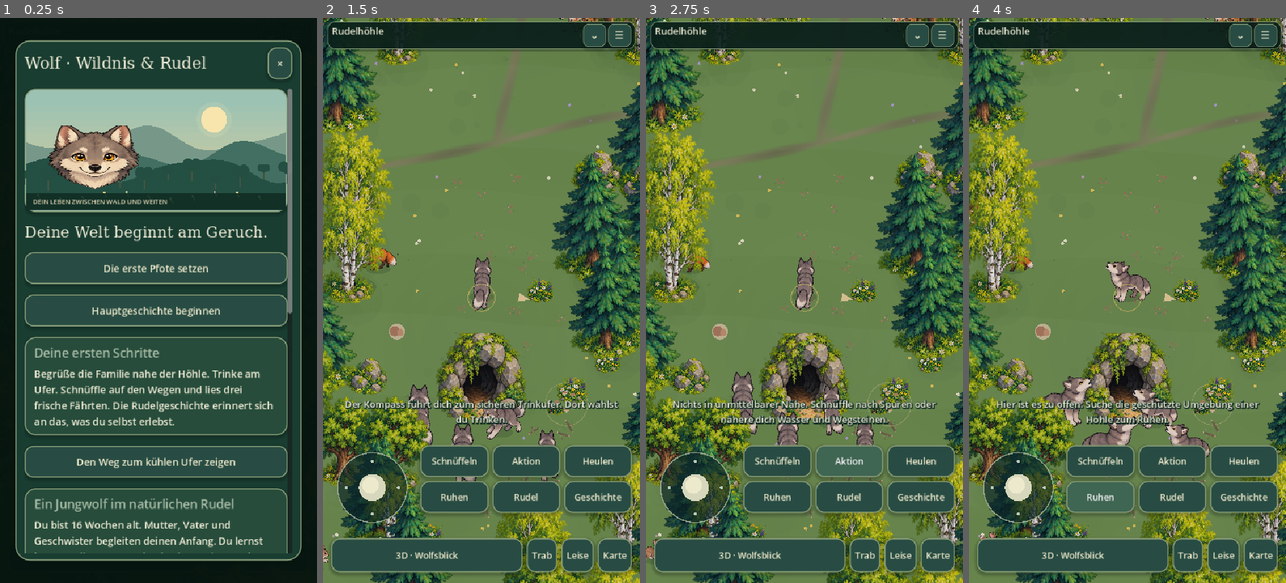
Above: before the commit, frames 1-4 (left to right).
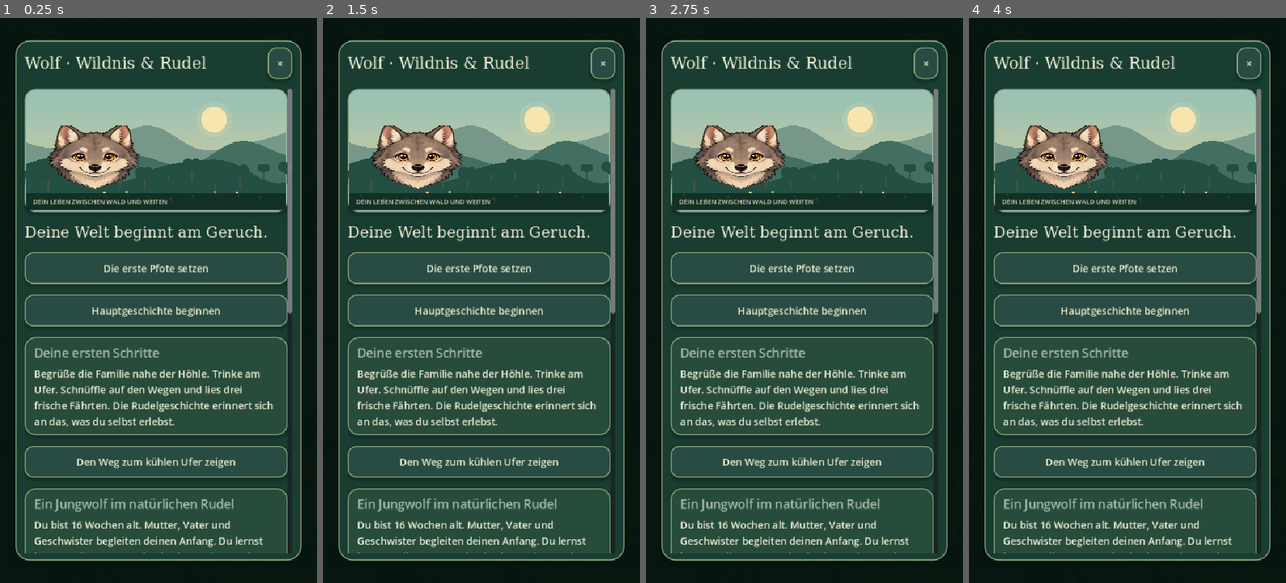
Above: after the commit, the same moments.

Repository: chekento/wolf
Game: Godot game, scene res://main.tscn
The game is run twice, just before and just after one commit, with the same random seed, the same clock (stepped at 60 frames per second) and the same inputs.
Inputs:
- Up to frame 1 (0.25 s): no input
- Up to frame 2 (1.5 s): click "☰" at 0.5 s; click "Schnüffeln" (after the commit: "Nase") at 1.25 s
- Up to frame 3 (2.75 s): click "Aktion" at 2 s
- Up to frame 4 (4 s): click "Heulen" (after the commit: "Ruf") at 2.75 s; click "Ruhen" (after the commit: "Rast") at 3.5 s

The runs differ from the first frame. In frame 2, 85% of the frame differs, in the area x 0-100%, y 0-100%; in frame 3, 86%; in frame 4, 86%.

Commit message:
Refine Wolf HUD: visible compact stats, folding action pad, pack/story in footer and scroll-through cards

Diff:
--- a/scripts/main.gd
+++ b/scripts/main.gd
@@ -45,6 +45,9 @@
 var header_details: VBoxContainer
 var header_portrait: TextureRect
 var compact_needs: Label
+var compact_stats: HBoxContainer
+var compact_stat_labels: Dictionary={}
+var compact_stat_bars: Dictionary={}
 var fold_button: Button
 var menu_button: Button
 var atlas_button: Button
@@ -78,6 +81,11 @@
 var observation_details: Button
 var mission_hud_expanded := false
 var hud_action_controls: Array[Button]=[]
+var hud_actions_grid: GridContainer
+var hud_lower: HBoxContainer
+var actions_fold: Button
+var actions_expanded := false
+var pack_button: Button
 var hud_bottom_controls: Array[Button]=[]
 var hud_layout_width_mode := -1
 var serif: Font=preload("res://assets/fonts/DejaVuSerif.ttf")
@@ -231,11 +239,39 @@
 	titles.add_child(title)
 	location_hint=label("",12)
 	titles.add_child(location_hint)
+	# Four explicit live stats remain visible even while the status is folded.
+	# They sit in a slim second row; the map/title row never squeezes them out.
+	compact_stats=HBoxContainer.new()
+	compact_stats.add_theme_constant_override("separation",7)
+	stack.add_child(compact_stats)
+	for entry in [["hunger","Hunger","#ceac69"],["thirst","Durst","#72c4d4"],["energy","Kraft","#91c387"],["bond","Rudel","#cf9292"]]:
+		var item := VBoxContainer.new()
+		item.size_flags_horizontal=Control.SIZE_EXPAND_FILL
+		item.add_theme_constant_override("separation",1)
+		compact_stats.add_child(item)
+		var text_value := label("",11)
+		text_value.horizontal_alignment=HORIZONTAL_ALIGNMENT_CENTER
+		text_value.autowrap_mode=TextServer.AUTOWRAP_OFF
+		text_value.clip_text=true
+		item.add_child(text_value)
+		compact_stat_labels[entry[0]]=text_value
+		var mini_bar := ProgressBar.new()
+		mini_bar.custom_minimum_size=Vector2(0,3)
+		mini_bar.size_flags_horizontal=Control.SIZE_EXPAND_FILL
+		mini_bar.show_percentage=false
+		mini_bar.mouse_filter=Control.MOUSE_FILTER_IGNORE
+		var mini_bg := panel_style(Color("#142d24"),2)
+		mini_bg.set_border_width_all(0)
+		mini_bg.content_margin_top=0;mini_bg.content_margin_bottom=0
+		mini_bar.add_theme_stylebox_override("background",mini_bg)
+		var mini_fill: StyleBoxFlat=mini_bg.duplicate()
+		mini_fill.bg_color=Color(entry[2])
+		mini_bar.add_theme_stylebox_override("fill",mini_fill)
+		item.add_child(mini_bar)
+		compact_stat_bars[entry[0]]=mini_bar
+	# Legacy HUD reference still identifies the always-visible brief stat line.
 	compact_needs=label("",11)
-	compact_needs.autowrap_mode=TextServer.AUTOWRAP_OFF
-	compact_needs.clip_text=true
-	compact_needs.mouse_filter=Control.MOUSE_FILTER_IGNORE
-	top.add_child(compact_needs)
+	compact_needs.hide()
 	fold_button=button("⌄",func():set_hud_compact(not state.compact_hud))
 	menu_button=button("☰",show_menu)
 	for control in [fold_button,menu_button]:
@@ -371,38 +407,54 @@
 	toast.horizontal_alignment=HORIZONTAL_ALIGNMENT_CENTER
 	toast.add_theme_color_override("font_shadow_color",Color("#102b23"))
 	toast.add_theme_constant_override("shadow_outline_size",6)
-	var lower := HBoxContainer.new()
-	ui.add_child(lower)
-	lower.set_anchors_and_offsets_preset(Control.PRESET_BOTTOM_WIDE)
-	lower.offset_left=14;lower.offset_right=-14
-	lower.offset_top=-234;lower.offset_bottom=-90
-	lower.add_theme_constant_override("separation",12)
+
+	# Player controls: four physical actions are distinct from six small
+	# utility controls. The action tray folds without hiding the controls.
+	hud_lower=HBoxContainer.new()
+	ui.add_child(hud_lower)
+	hud_lower.set_anchors_and_offsets_preset(Control.PRESET_BOTTOM_WIDE)
+	hud_lower.offset_left=10;hud_lower.offset_right=-10
+	hud_lower.offset_bottom=-77
+	hud_lower.add_theme_constant_override("separation",9)
 	stick=WolfTouchStick.new()
-	lower.add_child(stick)
-	var actions := GridContainer.new()
-	actions.columns=3
-	actions.size_flags_horizontal=Control.SIZE_EXPAND_FILL
-	actions.add_theme_constant_override("h_separation",7)
-	actions.add_theme_constant_override("v_separation",7)
-	lower.add_child(actions)
-	# Six permanent actions remain usable even during an active mission.
-	# Context action still selects water, food, tracks, greetings and watching.
-	for item in [["Schnüffeln",sniff,"Zeigt frische Fährten"],["Aktion",interact,"Interagiert mit dem nächsten Tier oder Naturort"],["Heulen",howl,"Rufe das Rudel"],["Ruhen",rest,"Ruhen an einer sicheren Höhle"],["Rudel",show_pack,"Rudel, Begleitung und gemeinsames Spielen"],["Geschichte",show_main_story,"Hauptgeschichte und aktive Missionsziele"]]:
-		var b := button(item[0],item[1])
-		b.size_flags_horizontal=Control.SIZE_EXPAND_FILL
-		b.tooltip_text=item[2]
-		actions.add_child(b)
-		hud_action_controls.append(b)
-		if item[0]=="Aktion":action_button=b
-		if item[0]=="Geschichte":story_button=b
+	stick.size_flags_vertical=Control.SIZE_SHRINK_END
+	hud_lower.add_child(stick)
+	var action_column := VBoxContainer.new()
+	action_column.size_flags_horizontal=Control.SIZE_EXPAND_FILL
+	action_column.add_theme_constant_override("separation",4)
+	hud_lower.add_child(action_column)
+	actions_fold=button("⌃  Mehr Aktionen",func():set_actions_expanded(not actions_expanded))
+	actions_fold.custom_minimum_size.y=28
+	actions_fold.add_theme_font_size_override("font_size",12)
+	for key in ["normal","hover","pressed"]:
+		var fold_style := panel_style(Color("#234739"),8)
+		fold_style.content_margin_left=6;fold_style.content_margin_right=6
+		fold_style.content_margin_top=2;fold_style.content_margin_bottom=2
+		fold_style.set_border_width_all(1)
+		actions_fold.add_theme_stylebox_override(key,fold_style)
+	action_column.add_child(actions_fold)
+	hud_actions_grid=GridContainer.new()
+	hud_actions_grid.size_flags_horizontal=Control.SIZE_EXPAND_FILL
+	hud_actions_grid.add_theme_constant_override("h_separation",5)
+	hud_actions_grid.add_theme_constant_override("v_separation",5)
+	action_column.add_child(hud_actions_grid)
+	for item in [["Schnüffeln",sniff,"Zeigt frische Fährten"],["Aktion",interact,"Interagiert mit dem nächsten Tier oder Naturort"],["Heulen",howl,"Rufe das Rudel"],["Ruhen",rest,"Ruhen an einer sicheren Höhle"]]:
+		var action := button(item[0],item[1])
+		action.size_flags_horizontal=Control.SIZE_EXPAND_FILL
+		action.clip_text=true
+		action.tooltip_text=item[2]
+		hud_actions_grid.add_child(action)
+		hud_action_controls.append(action)
+		if item[0]=="Aktion":action_button=action
 	var bottom := HBoxContainer.new()
 	ui.add_child(bottom)
 	bottom.set_anchors_and_offsets_preset(Control.PRESET_BOTTOM_WIDE)
-	bottom.offset_left=14;bottom.offset_right=-14
-	bottom.offset_top=-76;bottom.offset_bottom=-18
-	bottom.add_theme_constant_override("separation",7)
-	mode_button=button("3D · Wolfsblick",toggle_view)
+	bottom.offset_left=8;bottom.offset_right=-8
+	bottom.offset_top=-71;bottom.offset_bottom=-18
+	bottom.add_theme_constant_override("separation",4)
+	mode_button=button("3D",toggle_view)
 	mode_button.size_flags_horizontal=Control.SIZE_EXPAND_FILL
+	mode_button.tooltip_text="Zwischen 2D-Draufsicht und 3D-Wolfsblick wechseln"
 	bottom.add_child(mode_button)
 	sprint_button=button("Trab",func():pass)
 	sprint_button.toggle_mode=true
@@ -412,11 +464,16 @@
 	bottom.add_child(sneak_button)
 	atlas_button=button("Karte",show_map)
 	bottom.add_child(atlas_button)
-	hud_bottom_controls=[mode_button,sprint_button,sneak_button,atlas_button]
-	# Do not let the short labels turn the three right-hand navigation
-	# controls into 35px slivers on a narrow phone.
-	for control in [sprint_button,sneak_button,atlas_button]:
-		control.custom_minimum_size.x=52
+	pack_button=button("Rudel",show_pack)
+	bottom.add_child(pack_button)
+	story_button=button("Story",show_main_story)
+	bottom.add_child(story_button)
+	hud_bottom_controls=[mode_button,sprint_button,sneak_button,atlas_button,pack_button,story_button]
+	for control in hud_bottom_controls:
+		control.custom_minimum_size=Vector2(46,44)
+		control.clip_text=true
+		control.add_theme_font_size_override("font_size",12)
+	set_actions_expanded(false)
 	set_hud_compact(state.compact_hud,false)
 
 func set_hud_compact(compact: bool,persist: bool=true) -> void:
@@ -432,7 +489,8 @@
 	header_details.visible=expanded
 	header_portrait.visible=expanded
 	location_hint.visible=expanded
-	compact_needs.visible=not expanded
+	compact_stats.visible=not expanded
+	compact_needs.hide()
 	fold_button.text="⌃" if expanded else "⌄"
 	fold_button.tooltip_text="Status, Minikarte und Aufgaben einklappen" if expanded else "Status und Minikarte aufklappen"
 	header.queue_sort()
@@ -444,15 +502,58 @@
 	if is_instance_valid(look_area):
 		look_area.offset_top=header.position.y+header.size.y+10
 
+func set_actions_expanded(expanded: bool) -> void:
+	actions_expanded=expanded
+	if not is_instance_valid(hud_lower):return
+	# Expanded: a relaxed 2x2 action pad; folded: four small one-row actions.
+	# The six secondary utilities always stay on their own unobtrusive row.
+	hud_actions_grid.columns=2 if expanded else 4
+	hud_lower.offset_top=-237 if expanded else -183
+	actions_fold.text="⌄  Weniger Aktionen" if expanded else "⌃  Mehr Aktionen"
+	actions_fold.tooltip_text="Aktionsmenü verkleinern" if expanded else "Aktionsmenü aufklappen"
+	var narrow := ui.size.x<440
+	for action in hud_action_controls:
+		action.custom_minimum_size.y=51 if expanded else 43
+		action.add_theme_font_size_override("font_size",14 if expanded else 12)
+		for key in ["normal","hover","pressed"]:
+			var style: StyleBoxFlat=action.get_theme_stylebox(key).duplicate()
+			style.content_margin_left=6 if expanded else 2
+			style.content_margin_right=6 if expanded else 2
+			style.content_margin_top=5 if expanded else 2
+			style.content_margin_bottom=5 if expanded else 2
+			action.add_theme_stylebox_override(key,style)
+	_update_bottom_labels()
+	_layout_bottom_controls()
+
+func _layout_bottom_controls() -> void:
+	if not is_instance_valid(stick) or not is_instance_valid(ui):return
+	var radius := clampf(ui.size.x*.26,102,138) if actions_expanded else clampf(ui.size.x*.25,88,104)
+	stick.custom_minimum_size=Vector2(radius,radius)
+	var narrow := ui.size.x<440
+	for control in hud_bottom_controls:
+		control.add_theme_font_size_override("font_size",11 if narrow else 12)
+		for key in ["normal","hover","pressed"]:
+			var style: StyleBoxFlat=control.get_theme_stylebox(key).duplicate()
+			style.content_margin_left=2
+			style.content_margin_right=2
+			style.content_margin_top=5
+			style.content_margin_bottom=5
+			control.add_theme_stylebox_override(key,style)
+
 func _update_bottom_labels() -> void:
-	if hud_action_controls.size()!=6 or not is_instance_valid(mode_button):return
+	if hud_action_controls.size()!=4 or not is_instance_valid(mode_button):return
 	var narrow := ui.size.x<440
-	hud_action_controls[0].text="Nase" if narrow else "Schnüffeln"
-	hud_action_controls[5].text="Story" if narrow else "Geschichte"
-	mode_button.text=("2D" if first_person else "3D") if narrow else ("2D · Draufsicht" if first_person else "3D · Folgekamera" if state.camera_follow else "3D · Wolfsblick")
+	hud_action_controls[0].text="Nase" if not actions_expanded or narrow else "Schnüffeln"
+	hud_action_controls[2].text="Ruf" if not actions_expanded else "Heulen"
+	hud_action_controls[3].text="Rast" if not actions_expanded else "Ruhen"
+	mode_button.text="2D" if first_person else "3D"
 	var interaction := context_action()
 	action_button.tooltip_text=interaction
-	action_button.text={"Ort prüfen":"Prüfen","Spur lesen":"Spur","Duft setzen":"Duft","Beobachten":"Sehen"}.get(interaction,interaction) if narrow else interaction
+	if not actions_expanded or narrow:
+		action_button.text={"Ort prüfen":"Ort","Spur lesen":"Spur","Duft setzen":"Duft","Beobachten":"Sehen","Begrüßen":"Gruß","Trinken":"Trink","Fressen":"Fress"}.get(interaction,"Aktion" if interaction.length()>7 else interaction)
+	else:action_button.text=interaction
+	story_button.text="Story •" if state.main_story_status().ready else "Story"
+
 
 func _process(dt: float) -> void:
 	if app_idle or is_instance_valid(overlay):return
@@ -702,7 +803,7 @@
 # A finger owns exactly one surface for its lifetime: joystick, 3D look,
 # or a HUD button. No finger may hijack another finger's gesture.
 func _touch_button_at(pos: Vector2) -> Button:
-	var controls: Array[Button]=[fold_button,menu_button,encounter_button,camera_button,observation_fold,observation_details]
+	var controls: Array[Button]=[fold_button,menu_button,encounter_button,camera_button,observation_fold,observation_details,actions_fold]
 	controls.append_array(hud_action_controls)
 	controls.append_array(hud_bottom_controls)
 	for control in controls:
@@ -1020,8 +1121,11 @@
 	level_label.text="%d Wochen · Rang %d · Wildnis %d/%d"%[state.age_weeks(),state.level(),state.visited.size(),WolfWorldData.REGIONS.size()]
 	title.text=WolfWorldData.REGIONS[state.region].name
 	location_hint.text="Tag %d · %02d:%02d · %s"%[state.day(),int(state.hour()),int(fmod(state.hour(),1)*60),state.weather()]
-	compact_needs.text="N%d  W%d  K%d  R%d"%[int(state.hunger),int(state.thirst),int(state.energy),int(state.bond)]
-	compact_needs.add_theme_color_override("font_color",Color("#f3ca7f") if minf(state.hunger,minf(state.thirst,state.energy))<25 else Color("#d4d9c0"))
+	for key in compact_stat_labels:
+		var names := {"hunger":"Hunger","thirst":"Durst","energy":"Kraft","bond":"Rudel"}
+		compact_stat_labels[key].text="%s %d"%[names[key],int(state.get(key))]
+		compact_stat_bars[key].value=state.get(key)
+		compact_stat_labels[key].add_theme_color_override("font_color",Color("#f3ca7f") if key!="bond" and state.get(key)<25 else Color("#d4d9c0"))
 	var encounter: Dictionary=state.encounter_status()
 	if encounter_button!=null:encounter_button.text="Begegnung ✓" if encounter.done else "Begegnung · "+encounter.progress if encounter.accepted else "Neue Begegnung"
 	var story := state.main_story_status()
@@ -1259,6 +1363,7 @@
 	for side in ["left","right"]:margin.add_theme_constant_override("margin_"+side,12 if full_bleed else 26)
 	for side in ["top","bottom"]:margin.add_theme_constant_override("margin_"+side,18 if full_bleed else 38)
 	var panel := PanelContainer.new()
+	panel.mouse_filter=Control.MOUSE_FILTER_PASS
 	margin.add_child(panel)
 	panel.add_theme_stylebox_override("panel",panel_style(Color("#193d31"),24))
 	var stack := VBoxContainer.new()
@@ -1271,10 +1376,13 @@
 	row.add_child(h)
 	row.add_child(button("×",close_overlay))
 	var scroll := ScrollContainer.new()
+	scroll.mouse_filter=Control.MOUSE_FILTER_STOP
 	scroll.size_flags_vertical=Control.SIZE_EXPAND_FILL
+	scroll.scroll_deadzone=6
 	scroll.horizontal_scroll_mode=ScrollContainer.SCROLL_MODE_DISABLED
 	stack.add_child(scroll)
 	var content := VBoxContainer.new()
+	content.mouse_filter=Control.MOUSE_FILTER_PASS
 	content.size_flags_horizontal=Control.SIZE_EXPAND_FILL
 	content.add_theme_constant_override("separation",18)
 	scroll.add_child(content)
@@ -1282,9 +1390,12 @@
 
 func card(parent: VBoxContainer,heading: String,body: String,accent: Color=Color("#587e59")) -> VBoxContainer:
 	var panel := PanelContainer.new()
+	# PASS lets touchscreen drags over the cards themselves reach ScrollContainer.
+	panel.mouse_filter=Control.MOUSE_FILTER_PASS
 	panel.add_theme_stylebox_override("panel",panel_style(Color("#274c3b"),18))
 	parent.add_child(panel)
 	var stack := VBoxContainer.new()
+	stack.mouse_filter=Control.MOUSE_FILTER_PASS
 	stack.add_theme_constant_override("separation",8)
 	panel.add_child(stack)
 	var title_label := label(heading,21)
@@ -2215,7 +2326,7 @@
 	# Toast has its own fixed, clipped three-line lane above the movement controls.
 	toast_lane.offset_top=-316;toast_lane.offset_bottom=-246
 	var narrow := ui.size.x<440
-	if is_instance_valid(stick):stick.custom_minimum_size.x=clampf(ui.size.x*.28,96,140)
+	_layout_bottom_controls()
 	if hud_layout_width_mode!=int(narrow):
 		hud_layout_width_mode=int(narrow)
 		for control in hud_action_controls+hud_bottom_controls:
